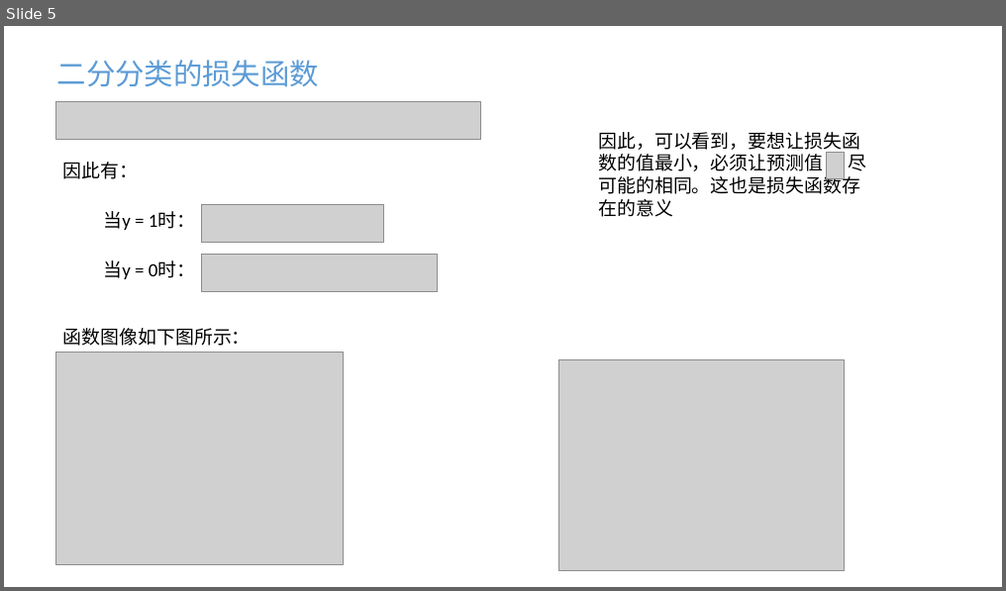
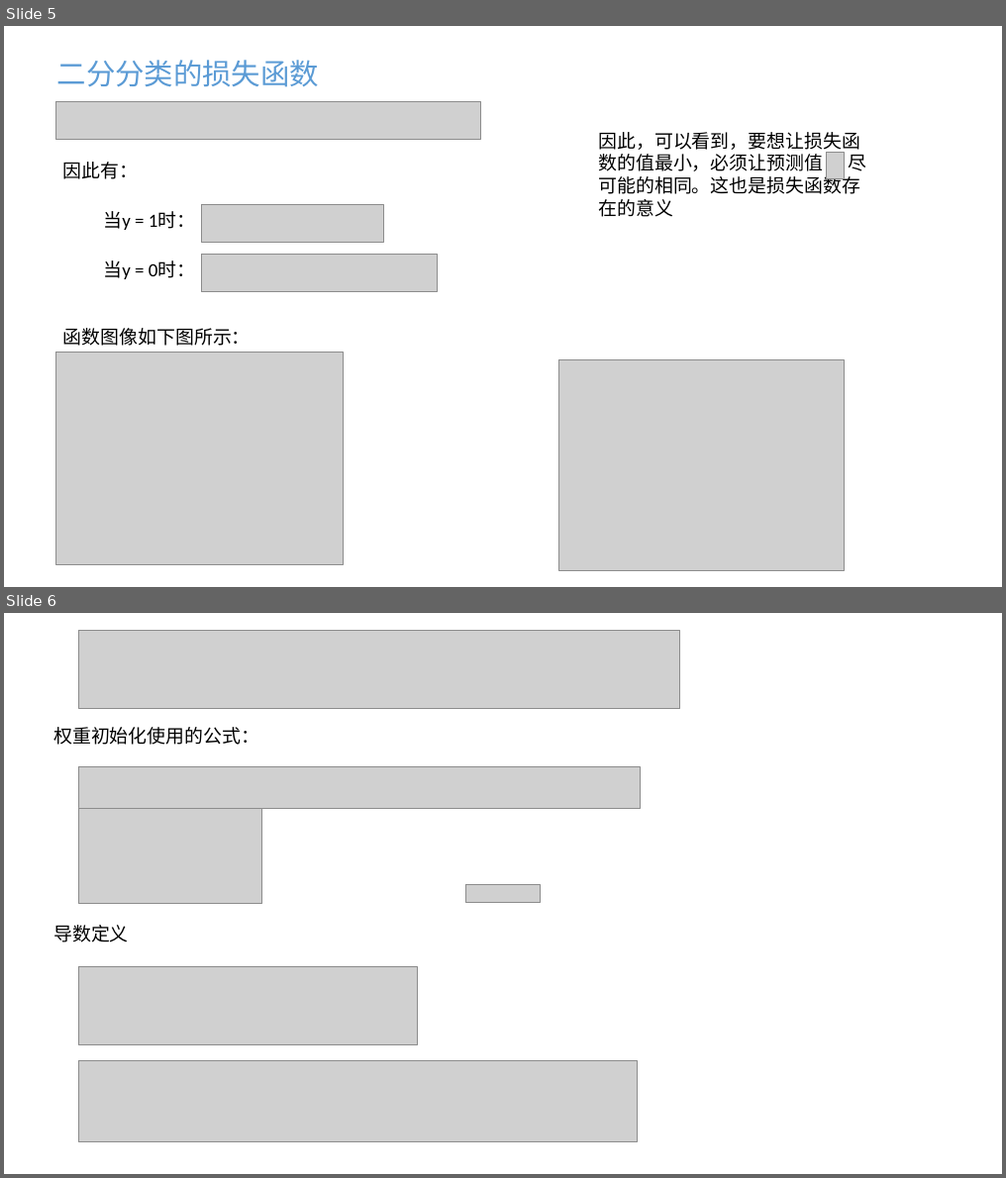
Before and after one commit to MengFly/Learning, a slide deck: 人工智能/PowerPoint笔记/人工智能中使用的公式.pptx. Shown one above the other, each under a label of ours: slide 5 before the commit, slides 5 and 6 after it. The pictures are 1006x591 and 1006x1178 pixels, drawn with LibreOffice and Linux fonts; fonts in the diff are those of the drawing; grey boxes stand for pictures. Boxes give left, top, right and bottom in pixels: in the first picture for what was removed or moved away, otherwise in the second. Text is boxed around its words. In the diff, an @@ line names an element or a change of style, - is before the commit and + after.

```diff
--- a/人工智能/PowerPoint笔记/人工智能中使用的公式.pptx
+++ b/人工智能/PowerPoint笔记/人工智能中使用的公式.pptx
@@ slide 6 added at (x1=4, y1=613, x2=1002, y2=1174), background #FFFFFF @@
@@ picture added at (x1=78, y1=630, x2=679, y2=709) @@
@@ text added at (x1=54, y1=727, x2=259, y2=745), 18 pt, text #000000 @@
+权重初始化使用的公式：
@@ picture added at (x1=78, y1=766, x2=640, y2=808) @@
@@ picture added at (x1=78, y1=808, x2=261, y2=903) @@
@@ picture added at (x1=466, y1=884, x2=541, y2=903) @@
@@ text added at (x1=54, y1=925, x2=129, y2=943), 18 pt, text #000000 @@
+导数定义
@@ picture added at (x1=78, y1=966, x2=417, y2=1046) @@
@@ picture added at (x1=78, y1=1061, x2=637, y2=1143) @@
```
Also in this commit, not shown: 2 other slides added, 7 other files.
